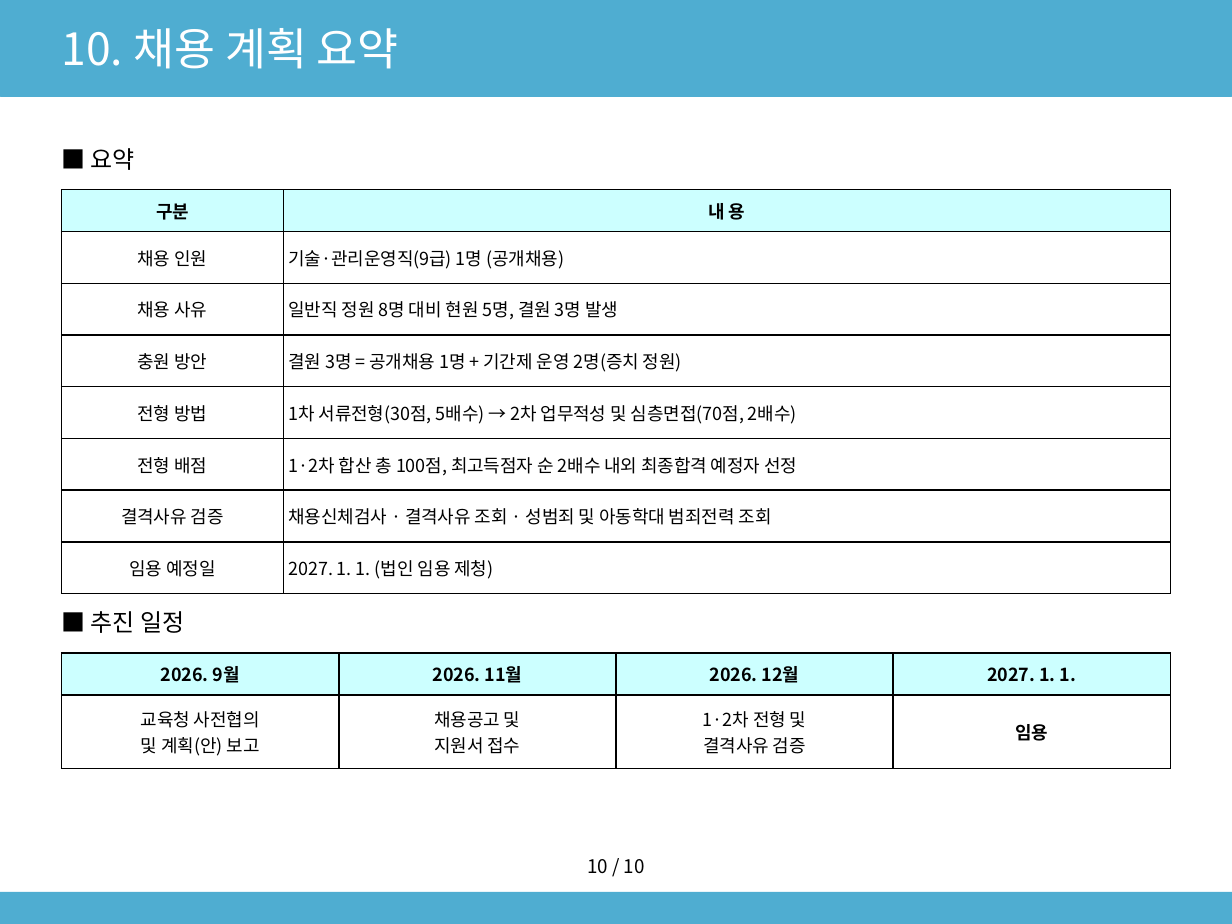
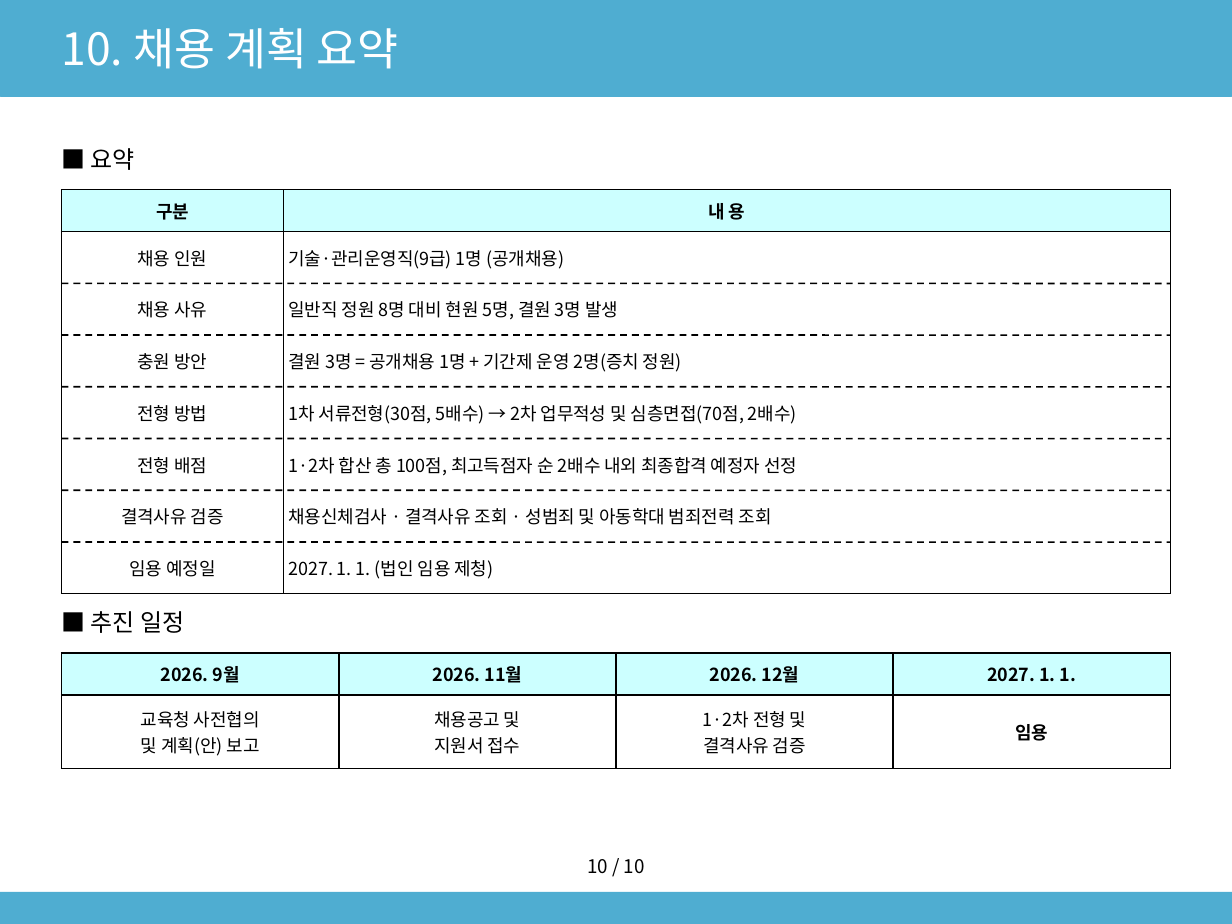
Before and after one commit to sogood459-max/miracle-guy, a slide deck: slide 12 of docs/2027년_사무직원_채용계획안.pptx. Drawn at 1232x924 pixels with LibreOffice and Linux fonts; fonts in the diff are those of the drawing. Boxes give left, top, right and bottom in pixels: in the first picture for what was removed or moved away, otherwise in the second. Text is boxed around its words. In the diff, an @@ line names an element or a change of style, - is before the commit and + after.

```diff
--- a/docs/2027년_사무직원_채용계획안.pptx
+++ b/docs/2027년_사무직원_채용계획안.pptx
@@ table at bbox=[62, 190, 1170, 583] @@
@@ borders changed @@
@@ line added from (62, 283) to (1170, 283), #000000 1 pt dashed @@
@@ line added from (62, 335) to (1170, 335), #000000 1 pt dashed @@
@@ line added from (62, 387) to (1170, 387), #000000 1 pt dashed @@
@@ line added from (62, 439) to (1170, 439), #000000 1 pt dashed @@
@@ line added from (62, 490) to (1170, 490), #000000 1 pt dashed @@
@@ line added from (62, 542) to (1170, 542), #000000 1 pt dashed @@
```
Also in this commit, not shown: 6 other slides changed, 1 other file.
